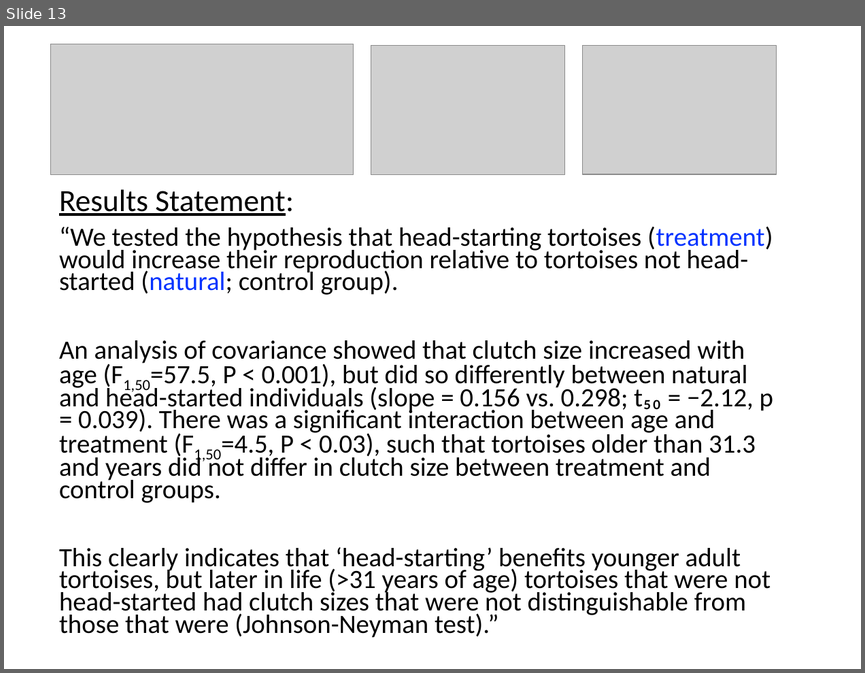
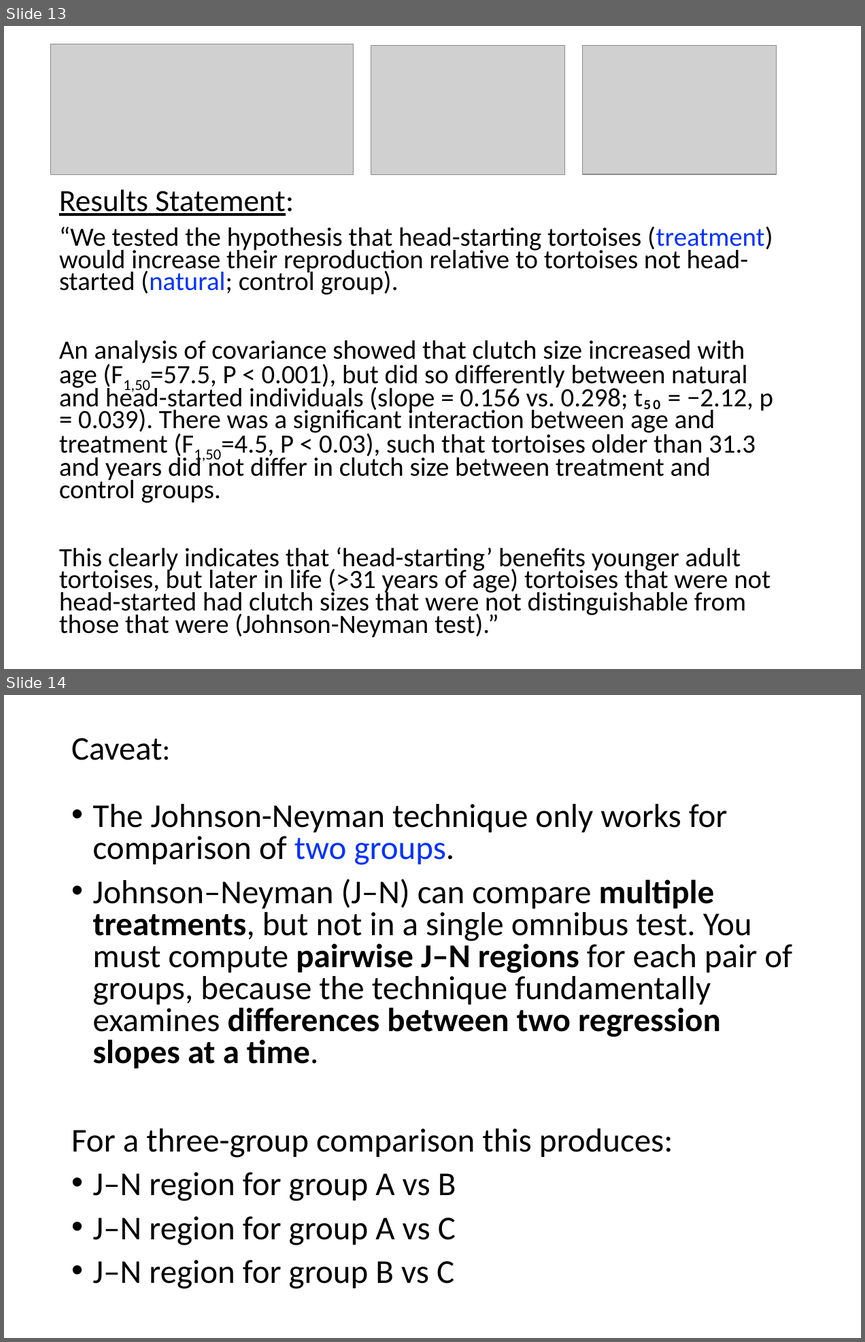
Before and after one commit to cmgienger/6-ANCOVA, a slide deck: 6-ANCOVA-separate-slopes.pptx. Shown one above the other, each under a label of ours: slide 13 before the commit, slides 13 and 14 after it. The pictures are 865x673 and 865x1342 pixels, drawn with LibreOffice and Linux fonts; fonts in the diff are those of the drawing; grey boxes stand for pictures. Boxes give left, top, right and bottom in pixels: in the first picture for what was removed or moved away, otherwise in the second. Text is boxed around its words. In the diff, an @@ line names an element or a change of style, - is before the commit and + after.

```diff
--- a/6-ANCOVA-separate-slopes.pptx
+++ b/6-ANCOVA-separate-slopes.pptx
@@ slide 14 added at [4, 695, 861, 1338], background #FFFFFF @@
@@ title added at [71, 738, 162, 760], 27.9 pt, text #000000 @@
+Caveat:
@@ text added at [71, 804, 792, 1289], 28 pt, text #000000 @@
+• The Johnson-Neyman technique only works for comparison of two groups.
+• Johnson–Neyman (J–N) can compare multiple treatments, but not in a single omnibus test. You must compute pairwise J–N regions for each pair of groups, because the technique fundamentally examines differences between two regression slopes at a time.
+For a three-group comparison this produces:
+• J–N region for group A vs B
+• J–N region for group A vs C
+• J–N region for group B vs C
```
Also in this commit, not shown: 1 slide changed, 2 other slides added, 1 slide removed, 1 other file.
